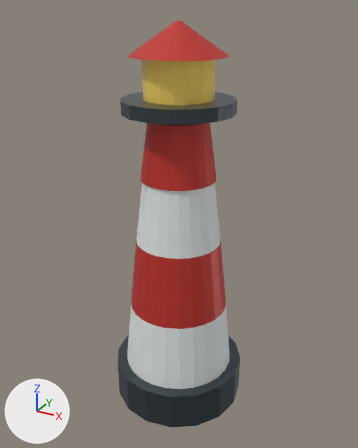
Before and after pictures for a commit that changed the glTF model assets/maps/storm_lighthouse_siege/glb/01_lighthouse.glb.
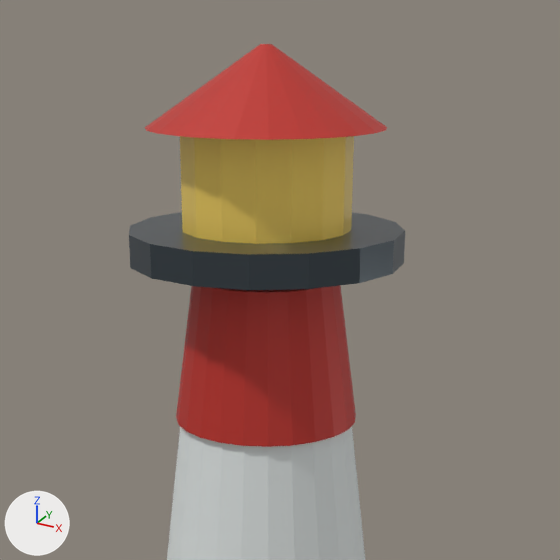
Each version appears first whole from a 50 mm camera at (54.1, -98.2, 98.3) aimed at (-0.1, 0.5, 48.9), and next in a close-up on the part from 18% to 85% of the width and 0% to 53% of the height. The axes (+X, +Y, +Z) are drawn at lower left. The lights are the same throughout. The last two pictures show the newer version. Where no turn or scale is listed for an object, it has been applied to the vertices.

Names of what the first close-up shows: 'lighthouse_tower_gallery', 'lighthouse_tower_lantern', 'lighthouse_tower_roof', 'lighthouse_tower_shaft_2', 'lighthouse_tower_shaft_3'.
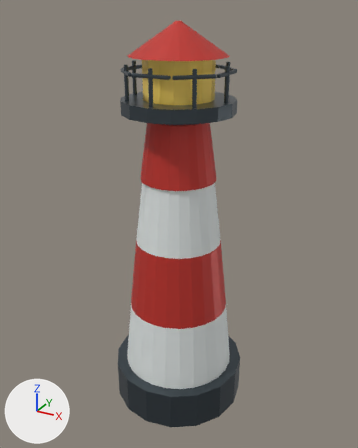
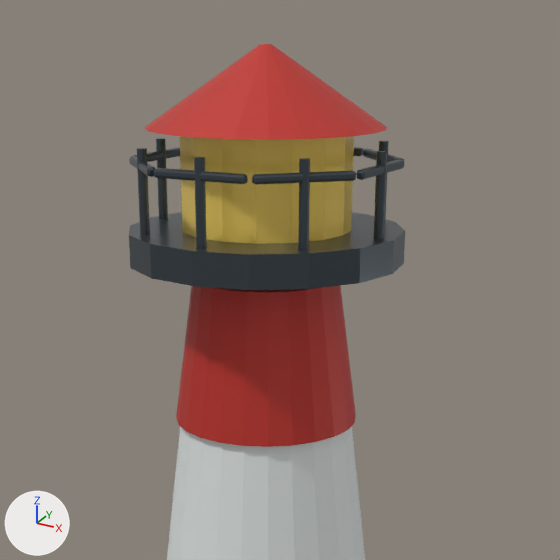
The change in detail:
Mesh me_cube_007 is new.
It has 56 vertices, 108 faces and spans x -3.36..3.36, y -3.36..3.36, z -0.4..0.4.
It uses material mat_lighthouseiron (greyish blue #4d575d).
Mesh me_cylinder_010 is new.
It is a 16-sided cylinder along z spanning x -0.45..0.45, y -0.45..0.45, z -4.0..4.0.
It uses material mat_lighthouseiron (greyish blue #4d575d).
Mesh me_cube_006 is new.
It has 56 vertices, 108 faces and spans x -4.5..4.5, y -0.4..0.4, z -0.4..0.4.
It uses material mat_lighthouseiron (greyish blue #4d575d).
Mesh me_cube_005 is new.
It has 56 vertices, 108 faces and spans x -3.36..3.36, y -3.36..3.36, z -0.4..0.4.
It uses material mat_lighthouseiron (greyish blue #4d575d).
Mesh me_cube_004 is new.
It has 56 vertices, 108 faces and spans x -0.4..0.4, y -4.5..4.5, z -0.4..0.4.
It uses material mat_lighthouseiron (greyish blue #4d575d).
Mesh me_cube_002 is new.
It has 56 vertices, 108 faces and spans x -4.5..4.5, y -0.4..0.4, z -0.4..0.4.
It uses material mat_lighthouseiron (greyish blue #4d575d).
Mesh me_cube_001 is new.
It has 56 vertices, 108 faces and spans x -3.36..3.36, y -3.36..3.36, z -0.4..0.4.
It uses material mat_lighthouseiron (greyish blue #4d575d).
Mesh me_cube is new.
It has 56 vertices, 108 faces and spans x -0.4..0.4, y -4.5..4.5, z -0.4..0.4.
It uses material mat_lighthouseiron (greyish blue #4d575d).
Object 'lighthouse_tower_gallery_rail_07_nocol' (ob_lighthouse_tower_gallery_rail_07_nocol) is new; it shows me_cube_007.
Its location is (8.1, -8.1, 85.5).
Object 'lighthouse_tower_gallery_post_07' (ob_lighthouse_tower_gallery_post_07) is new; it shows me_cylinder_010.
Its location is (8.1, -8.1, 83.0).
Object 'lighthouse_tower_gallery_rail_06_nocol' (ob_lighthouse_tower_gallery_rail_06_nocol) is new; it shows me_cube_006.
Its location is (0.0, -11.5, 85.5).
Object 'lighthouse_tower_gallery_post_06' (ob_lighthouse_tower_gallery_post_06) is new; it shows a copy of me_cylinder_010.
Its location is (0.0, -11.5, 83.0).
Object 'lighthouse_tower_gallery_rail_05_nocol' (ob_lighthouse_tower_gallery_rail_05_nocol) is new; it shows me_cube_005.
Its location is (-8.1, -8.1, 85.5).
Object 'lighthouse_tower_gallery_post_05' (ob_lighthouse_tower_gallery_post_05) is new; it shows a copy of me_cylinder_010.
Its location is (-8.1, -8.1, 83.0).
Object 'lighthouse_tower_gallery_rail_04_nocol' (ob_lighthouse_tower_gallery_rail_04_nocol) is new; it shows me_cube_004.
Its location is (-11.5, 0.0, 85.5).
Object 'lighthouse_tower_gallery_post_04' (ob_lighthouse_tower_gallery_post_04) is new; it shows a copy of me_cylinder_010.
Its location is (-11.5, 0.0, 83.0).
Object 'lighthouse_tower_gallery_rail_02_nocol' (ob_lighthouse_tower_gallery_rail_02_nocol) is new; it shows me_cube_002.
Its location is (0.0, 11.5, 85.5).
Object 'lighthouse_tower_gallery_rail_01_nocol' (ob_lighthouse_tower_gallery_rail_01_nocol) is new; it shows me_cube_001.
Its location is (8.1, 8.1, 85.5).
Object 'lighthouse_tower_gallery_post_01' (ob_lighthouse_tower_gallery_post_01) is new; it shows a copy of me_cylinder_010.
Its location is (8.1, 8.1, 83.0).
Object 'lighthouse_tower_gallery_rail_00_nocol' (ob_lighthouse_tower_gallery_rail_00_nocol) is new; it shows me_cube.
Its location is (11.5, 0.0, 85.5).
Object 'lighthouse_tower_gallery_post_00' (ob_lighthouse_tower_gallery_post_00) is new; it shows a copy of me_cylinder_010.
Its location is (11.5, 0.0, 83.0).

Where the change shows, as pixel boxes (x1, y1, x2, y2) in the close-ups (560 x 560 px):
'lighthouse_tower_gallery_rail_07_nocol', added: after (252, 171, 356, 185)
'lighthouse_tower_gallery_post_07', added: after (298, 158, 310, 251)
'lighthouse_tower_gallery_post_06', added: after (194, 157, 207, 249)
'lighthouse_tower_gallery_rail_06_nocol', added: after (154, 168, 248, 184)
'lighthouse_tower_gallery_post_00', added: after (374, 151, 387, 240)
'lighthouse_tower_gallery_post_05', added: after (137, 148, 150, 235)
'lighthouse_tower_gallery_post_04', added: after (156, 138, 168, 219)
'lighthouse_tower_gallery_rail_00_nocol', added: after (356, 159, 404, 180)
'lighthouse_tower_gallery_rail_04_nocol', added: after (133, 147, 180, 162)
'lighthouse_tower_gallery_rail_05_nocol', added: after (129, 156, 155, 177)
'lighthouse_tower_gallery_rail_01_nocol', added: after (363, 149, 404, 162)
'lighthouse_tower_gallery_post_01', added: after (379, 141, 389, 223)
'lighthouse_tower_gallery_rail_02_nocol', added: after (353, 147, 364, 156)
